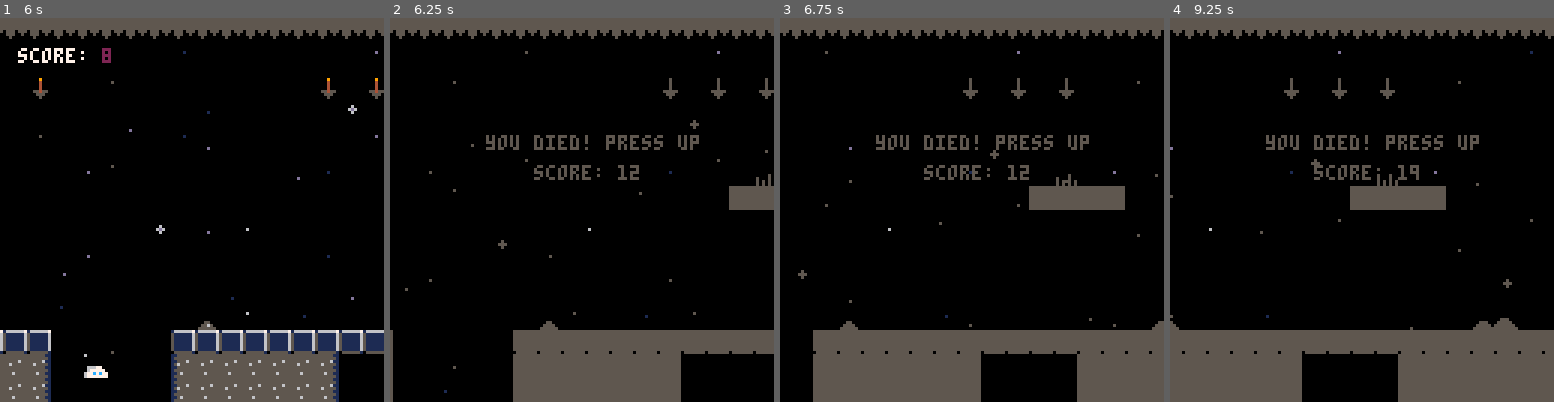
Above: before the commit, frames 1-4 (left to right).
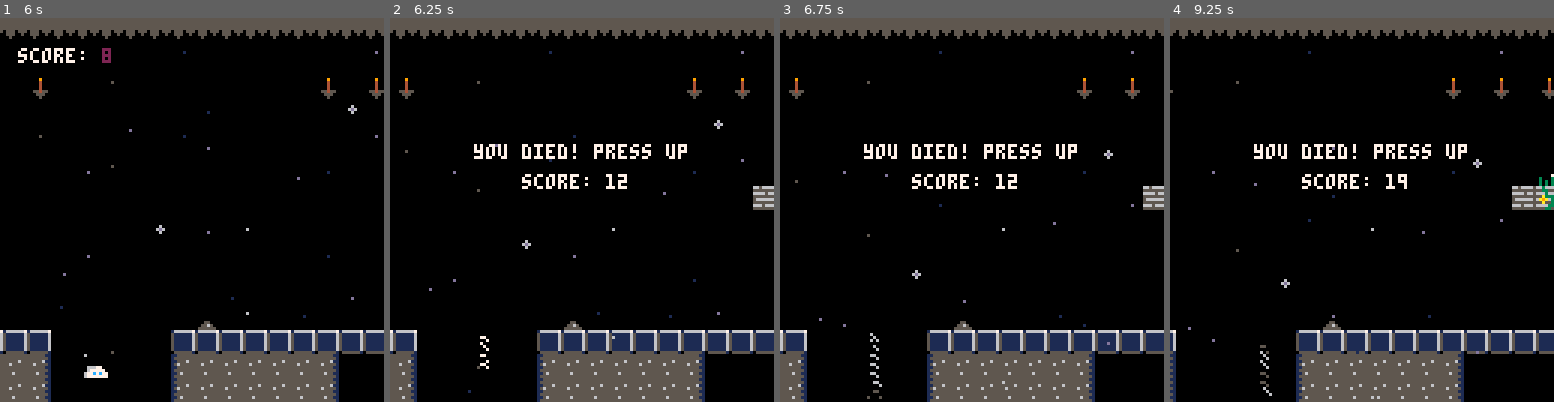
Above: after the commit, the same moments.

Repository: usselman/flutter
Game: PICO-8 cartridge flutter1-9-23.p8
Same seed, same stepped clock (60 frames per second), same inputs: the game is played once before the commit and once after it.
Inputs:
- Up to frame 1 (6 s): tap X (X key) at 0.33, 1.07, 1.85, 2.97, 4.08, 5.2 s; hold Up 2.15-2.42 s; hold Left 3.08-3.58 s; hold Down 3.63-3.97 s; hold Up 4.73-5.03 s; hold Left 5.08-5.68 s; hold Down from 5.73 s (still down)
- Up to frame 2 (6.25 s): release Down at 6.03 s
- Up to frame 3 (6.75 s): tap X (X key) at 6.32 s
- Up to frame 4 (9.25 s): hold Up 7.18-7.45 s; tap X (X key) at 7.43, 8.55 s; hold Left 8.12-8.62 s; hold Down 8.67-9 s

Frame 1 is identical in both runs. In frame 2, 11% of the frame differs, in the area x 0-100%, y 8-100%; in frame 3, 22%; in frame 4, 23%, in the area x 0-100%, y 3-100%.

Commit message:
fixed death animation

Diff:
--- a/backup/20230110_140321_flutter1-9-23.p8
+++ b/backup/20230113_192804_flutter1-9-23.p8
@@ -244,7 +244,7 @@
 
 
 __gff__
-008080808080000000808000000000000b0000000000000000808000000000000b0b0b000000000000000000000000000000000808000000000000000000000003010400040000000908000003030303030104000000000000000000030003000003040000000000040400000300000003030100000000000300000003000000
+008080808080000000808080808000000b0000000000000000808080800000000b0b0b000000000000000000000000000b0b0b0808000000000000000000000003010400040000000908000003030303030104000000000000000000030003000003040000000000040000000300000003030100000000000300000003000000
 0000000000000000000000000000000000000000000000000000000000000000000000000000000000000000000000000000000000000000000000000000000000000000000000000000000000000000000000000000000000000000000000000000000000000000000000000000000000000000000000000000000000000000
 __map__
 4c4c4c7171717171717171717171717171717171717171717171717171717171717171717171717171717171717140404040404040407171717171717171717171717171717171717171717171717171717171717171717171717171717171717171404040404040407171717171717171717171717171717171717171714040
@@ -259,72 +259,72 @@
 0000000000000000000000000000000000000000000000000000000000000000000000000000000000000000000000000000000000000000000000000000000000000000000000000000000000000000000000000000000000000000000000000000000000000000000000000000000000000000000000000000000000000000
 0000000000000000000000000000000000000000000000000000000000000000000000000000000000000000000000000000000000000000000000000000000000000000000000000000000000000000000000000000000000000000000000000000000000000000000000000000000000000000000000000000000000000000
 0000000000000000000000000000000000000000000000000000000000000000000000000000000000000000000000000000000000000000000000000000000000000000000000000000000000000000000000000000000000000000000000000000000000000000000000000000000000000000000000000000000000000000
-004a6559744a004a4a4a00000000007579000000000000000000004a006459004a0000000000004b75640000007465000000004a4a004a00647665000000004a000000007464790000004a0000000000000000004a0075590000000000004a00004a000000000000004a59006574640076000000000000750079740000000000
-5050505050505050505050505050505050505050505050505050505050505050505050505050505050505050505050505050505050505050505050505050505050505050505050505050505050505050505050505050505050505050505050505050505050505050505050505050505050505050505050505050505050505050
-6c40404040404040404040404040404040404040407c0000006c40404040404040407c000000006c404040404040407c00000000006c4040404040407c000000006c404040404040404040407c00000000006c40404040407c000000006c40404040407c00000000006c4040404040407c00000000006c4040404040407c0000
-6c40404040404040404040404040404040404040407c774a676c40404040404040407c4a4a4a4a6c404040404040407c5d5d5d5d5d6c4040404040407c000000006c404040404040404040407c5d5d5d5d5d6c40404040407c636663636c40404040407c00770066006c4040404040407c5d5d5d5d5d6c4040404040407c0000
+00074a4a004a004a4a0000000000004a794a0000000000000000004a0067594a4a0000000000004b4a4a0000004a4a000000000606004a4a004a4a000000004a000000004a75790000004a0000000000000000004a6765596600000000004a00004a000000000000004a4a004a4a644a4a0000000000004a004a4a5900000000
+505050505050505050504a4a4a4a4a505050505050505050505050505050505050505050505050505050505050505050060606060650505050505050505050505050505050505050505050505050505050505050505050505050505050505050505050504a4a4a4a4a5050505050505050505050505050505050505050505050
+4a4a4a6c40404040407c4a4a4a4a4a6c40404040407c004a004a6c404040404040407c000000006c404040404040407c00000000006c4040404040407c000000006c404040404040404040407c00000000006c40404040407c000000004a6c404040407c00000000006c4040404040407c00000000006c4040404040407c0000
+4a4a4a6c40404040407c4a4a4a4a4a6c40404040407c004a00006c404040404040407c4a4a4a4a6c404040404040407c5d5d5d5d5d6c4040404040407c0000004a6c404040404040404040407c5d5d5d5d5d6c40404040407c4a00004a4a6c404040407c0000004a006c4040404040407c5d5d5d5d5d6c4040404040407c0000
 0000000000000000000000000000000000000000000000000000000000000000570000000000000000000000000000000000000000000000000000000000000000000000000000000000000000000000000000000000000000000000000000000000000000000000000000000000000000000000000000000000000000000000
 0000000000000000000000000000000000000000000000000000000000000000000000000000004500000000000000570000000000004600000000000000000000000000000000000000000000000000000000000000000000000000000000000000000000000000000000000000000000000000000000000000000000000000
 0000000000430043004300000000000000000000000000000000000000000000000000000000000000000000560000000000000000000000005600000047000000000000000000000000000000000000000000000000000000000000000000000000000000000000000000000000000000000000000000000000000000000000
-0000000000530053005300000000000000000000000000000000000042000000000000000000000000000000000000000000000000000000000000000000000000000000000000000000000000000000000000000000000000000000000000000000000000000000000000000000000051000000000000000000000000000000
-0000000000000000000000000000000000000000000000000000000052000000000000000000000000000000000000000000000047000000000000000000000000000000000000000000000000000000000000000000000000000000000000000000000000000000000000000000000000000000000000000000000000000000
-0000000000000000000000000000000000000000420000000042000052000000450000000000000000000000000000000000000000000000000000000000000000000000000000000000000000000000000000000000000000000000000000000000000000000000000000000000000000000000000000000000000000000000
-0000000000000000000000000000000000000000520000000052000052000000000000000057000000000045000000000000000000000000000000000000460000000000000000000000000000000000000000000045000000000000000000000000000000000000000000000000000000000000000000000000000000000000
-0000000000000000000000000000000000000000520000420052000052000042000000000000000000000000000000000000000000000000000000000000000000000000000000000000000000000000000000000000000000000000000000000000000000000000000000000000000000000000000000000000000000000000
-0000000000000000000000000000000000000000520000520052000052000052000055000000000000000000000000000000000000000000000045000000000000000000000000000000000000000000000000000000000000000000000000000000000000000000000000000000000000000000000000000000000000000000
-0000000000000000000000000000000000000000520000520052000052000052000000000000000000000000000000000057000000004500000000000000000045000000000000000000000000000000000000000000000000000000000000000000000000000000000000000000000000000000000000000000000000000000
-0000000000000000000000000000000000004200520000520052000052000052000000000000000000000000000000000000000000000000000000000000000000000000000000000000000000000000000000000000000000000000000045000000000000000000000000000000000000000000000000000000000000000000
-0000000000000000000000000000000000005200520000520052000052000052000000000000000000000000000000000000000000000000000000005600000000570000000000000000000000000000000000000000000000000000000000000000000000000000000000000000000000000000000000000000000000000000
-0000000000000000000000000000000000005200520000520052000052000052000000005700000000000000000000000000000000000000000000000000000000000000000000000000000000000000000000000000000000000000000000000000000000000000000000000000000000000000000000000000000000000000
-0000000000000000000000000000000000005200520000520052000052000052550000000000004500000000000000000000000000000000000000000000000000000000000000000000000000000000000000000000000000000000000000000000000000000000000000000000000000000000000000000000000000000000
-0000000000000000000000000000000000005200520000520052000052000052000000000000000000000000000000000000000000000000000000000000000000000000000000000000000000000000000000000000000000000000000000000000000000000000000000000000000000000000000000000000000000000000
-0000000000000000000000000000000000006200620000620062000062000062000000000000000000000000000000000000000000000000000000000000004700000000000000000000000000000000000000000000000000000000000000000000000000000000000000000000000000000000000000000000000000000000
-…(49 lines of a section not shown)…
+000000000053005300530000000000000000000000000000000000004a000000000000000000000000000000000000000000000000000000000000000000000000000000000000000000000000000000000000000000000000000000000000000000000000000000000000000000000051000000000000000000000000000000
+000000000000000000000000000000000000000000000000000000004a000000000000000000000000000000000000000000000047000000000000000000000000000000000000000000000000000000000000000000000000000000000000000000000000000000000000000000000000000000000000000000000000000000
+00000000000000000000000000000000000000004a000000004a00004a000000450000000000000000000000000000000000000000000000000000000000000000000000000000000000000000000000000000000000000000000000000000000000000000000000000000000000000000000000000000000000000000000000
+00000000000000000000000000000000000000004a000000004a00004a000000000000000057000000000045000000000000000000000000000000000000460000000000000000000000000000000000000000000045000000000000000000000000000000000000000000000000000000000000000000000000000000000000
+00000000000000000000000000000000000000004a00004a004a00004a00004a000000000000000000000000000000000000000000000000000000000000000000000000000000000000000000000000000000000000000000000000000000000000000000000000000000000000000000000000000000000000000000000000
+00000000000000000000000000000000000000004a00004a004a00004a00004a000055000000000000000000000000000000000000000000000045000000000000000000000000000000000000000000000000000000000000000000000000000000000000000000000000000000000000000000000000000000000000000000
+00000000000000000000000000000000000000004a42004a004a00004200004a000000000000000000000000000000000057000000004500000000000000000045000000000000000000000000000000000000000000000000000000000000000000000000000000000000000000000000000000000000000000000000000000
+00000000000000000000000000000000000042004a52004a004200005200424a000000000000000000000000000000000000000000000000000000000000000000000000000000000000000000000000000000000000000000000000000045000000000000000000000000000000000000000000000000000000000000000000
+00000000000000000000000000000000000052004a520042005200005200524a000000000000000000000000000000000000000000000000000000005600000000570000000000000000000000000000000000000000000000000000000000000000000000000000000000000000000000000000000000000000000000000000
+00000000000000000000000000000000000052004a520052005200005200524a000000005700000000000000000000000000000000000000000000000000000000000000000000000000000000000000000000000000000000000000000000000000000000000000000000000000000000000000000000000000000000000000
+00000000000000000000000000000000000052004a520052005200005200524a550000000000004500000000000000000000000000000000000000000000000000000000000000000000000000000000000000000000000000000000000000000000000000000000000000000000000000000000000000000000000000000000
+00000000000000000000000000000000000052004a520052005200005200524a000000000000000000000000000000000000000000000000000000000000000000000000000000000000000000000000000000000000000000000000000000000000000000000000000000000000000000000000000000000000000000000000
+00000000000000000000000000000000000052004a520052005200005200524a000000000000000000000000000000000000000000000000000000000000004700000000000000000000000000000000000000000000000000000000000000000000000000000000000000000000000000000000000000000000000000000000
+…(49 lines of a section not shown)…
--- a/flutter1-9-23.p8
+++ b/flutter1-9-23.p8
@@ -17,14 +17,14 @@
 
 
 __gfx__
-00000000000000000007777000000000000000000000000000000000000000000000000000000000000000000000000000000000060006005555555500000000
-000000000000000000777777000606000000000000000000000000000000000000000000007777000066660000666600006666006060606055dddd5500000000
-00700700006777000077c7c7006767600000000000677700000000000000000000000000077007700660066006666660066666600676760055dddd5500000000
-000770006067770000777777007777770000000000677700000000000000000000000000070c0c7006000060066c6c6006666660077777705dddddd500000000
-00077000067777700677777700777777006677006077777000000000000000000000000007000070060000600666666006666660077777705ddcdcd500000000
-00700700667c7c70006767700077777706777770067c7c7000000000000000000000000007700770066c0c6006666660066c6c60077777705dddddd500000000
-0000000006777770000606000077c7c7677c7c776677777000000000000000000000000000777700006666000066660000666600077c7c705dddddd500000000
-00000000607777000000000000077770677777770677770000000000000000000000000000000000000000000000000000000000007777005dddddd500000000
+00000000000000000007777000000000000000000000000000000000000000000000000000000000000000000000000000000000060006000666666000000000
+00000000000000000077777700060600000000000000000000000000000000000000000000777700006666000066660000666600606060606111111500000000
+00700700006777000077c7c700676760000000000067770000000000000000000000000007700770066006600666666006666660067676006111611500000000
+000770006067770000777777007777770000000000677700000000000000000000000000070c0c7006000060066c6c6006666660077777706116661500000000
+00077000067777700677777700777777006677006077777000000000000000000000000007000070060000600666666006666660077777706111611500000000
+00700700667c7c70006767700077777706777770067c7c7000000000000000000000000007700770066c0c6006666660066c6c60077777706111611500000000
+0000000006777770000606000077c7c7677c7c776677777000000000000000000000000000777700006666000066660000666600077c7c706111611500000000
+00000000607777000000000000077770677777770677770000000000000000000000000000000000000000000000000000000000007777006111111500000000
 00888500677777700008880000aaaa00000000000000000000000000000000000000000000000000606060000000000000000000000000000000000000000000
 0888885000055005000888000a9999a000aaaa000000000000000000000000000000000000666600066666000067770000000000000000000000000000000000
 878878850050005500088800a990099a0aa99aa00000000000000000000000000000000006666660666666600067770000000000000000000000000000000000
--- a/game/particle.lua
+++ b/game/particle.lua
@@ -60,7 +60,17 @@
         local _dy=cos(angle)*0.8
         add_particles(_x-_dx+6,_y-_dy+4,2,rnd(3),{6,5,1})
     end
+end
 
+function deathtrail(_x,_y)
+    if rnd()>0.1 then
+        local _angle = rnd()
+        local _dx = sin(_angle)*(player.w/8)*0.1
+        local _dy = cos(_angle)*(player.h/8)*0.1
+
+        add_particles(_x+_dx+player.w/4,_y+_dy+6,3,5+rnd(10),{7,6,5,0})
+
+    end
 end
 
 function update_particles()
@@ -111,6 +121,13 @@
             --spr(26,_p.x,_p.y, 1,1)
 
         end
+        if _p.t==3 then
+            --spr(41,_p.x-player.w/2,_p.y,1,1)
+            pset(_p.x,_p.y,_p.col)
+            pset(_p.x+player.w/8,_p.y+rnd(player.h/4),_p.col)
+            pset(_p.x-player.w/8,_p.y-rnd(player.h/4),_p.col)
+
+        end
     end
 
 end
--- a/game/player.lua
+++ b/game/player.lua
@@ -4,6 +4,11 @@
 
 	if player.score<=0 then
 		player.score=0
+	end
+
+	if player.dead then
+		player.dx=0
+		player.acc=0
 	end
 
 	if player.acc>0 and
@@ -25,7 +30,9 @@
 	player.dx*=friction
 
 	--runner--
-	player.dx=player.max_dx/2
+	if player.dead==false then
+		player.dx=player.max_dx/2
+	end
 
 	--controls
 
@@ -135,6 +142,13 @@
 			else collide_r="no"
 			-----------------
 		end
+		if collide_map(player,"right",1) and player.dead then
+			player.dx=0
+			-------test------
+			collide_r="yes"
+			else collide_r="no"
+			-----------------
+		end
 		--trap
 		if collide_map(player,"right",3) then
 			player.dead=true
--- a/game/update.lua
+++ b/game/update.lua
@@ -245,9 +245,9 @@
 	if player.dead then
 		spr(14, player.x,player.y)
 		--cls(0)
-		for i=0,15 do
-			pal(i, 5)
-		end
+		-- for i=0,15 do
+		-- 	pal(i, 5)
+		-- end
 		if player.dead and trig==false then
 			--death sfx--
 			sfx(3,1)
@@ -268,26 +268,29 @@
 		map(0,0,-map_end,0,8,16)
 
 		---bg----
-	for map_x=-map_end,map_end,128 do
-		for bg_x=-map_end, map_end,128 do
-		--candles--------------------
-		map(0,16,map_x,0,16,16)
-
-		--draw stars----------------
-		map(32,16,bg_x,map1y,16,16)
-		map(48,16,bg_x,map2y,16,16)
-		map(32,16,bg_x+127,map1y-map_height,16,16)
-		map(48,16,bg_x+127,map2y-map_height,16,16)
-
-		--pillars--
-		--map(16,16,map_x-player.x/2,0,16,16)
-		end
-	end
+		for map_x=-map_end,map_end,128 do
+			for bg_x=-map_end, map_end,128 do
+			--candles--------------------
+			map(0,16,map_x,0,16,16)
+
+			--draw stars----------------
+			map(32,16,bg_x,map1y,16,16)
+			map(48,16,bg_x,map2y,16,16)
+			map(32,16,bg_x+127,map1y-map_height,16,16)
+			map(48,16,bg_x+127,map2y-map_height,16,16)
+
+			--pillars--
+			--map(16,16,map_x-player.x/2,0,16,16)
+			end
+		end
 
 		player_update()
+
+		player.dx=0
 		state=2
-		print("you died! press up",player.x+player.dx,39)
-		print("score: "..flr(player.score),player.x+16+player.dx,49,7)
+		deathtrail(player.x+player.w/4,player.y-map1y)
+		print("you died! press up",player.x+player.dx,42)
+		print("score: "..flr(player.score),player.x+16+player.dx,52,7)
 		--mset(player.x+10,player.y-10,18)
 		--mset(29+cam_x,29,25)
 		--change scene--
Not shown, changed: activity_log.txt
Not shown, changed: 45 lines of the sprite sheet (__gfx__) section of backup/20230113_192804_flutter1-9-23.p8
Not shown, changed: the thumbnail (__label__) section of backup/20230113_192804_flutter1-9-23.p8
Not shown, changed: the music (__music__) section of backup/20230113_192804_flutter1-9-23.p8
Not shown, changed: the sound effects (__sfx__) section of backup/20230113_192804_flutter1-9-23.p8
Not shown, changed: config.txt
Not shown, changed: the music (__music__) section of flutter1-9-23.p8
Not shown, changed: the sound effects (__sfx__) section of flutter1-9-23.p8
Binary file changed: log.txt
Not shown, added: carts/flutter1-13-23.p8.png
